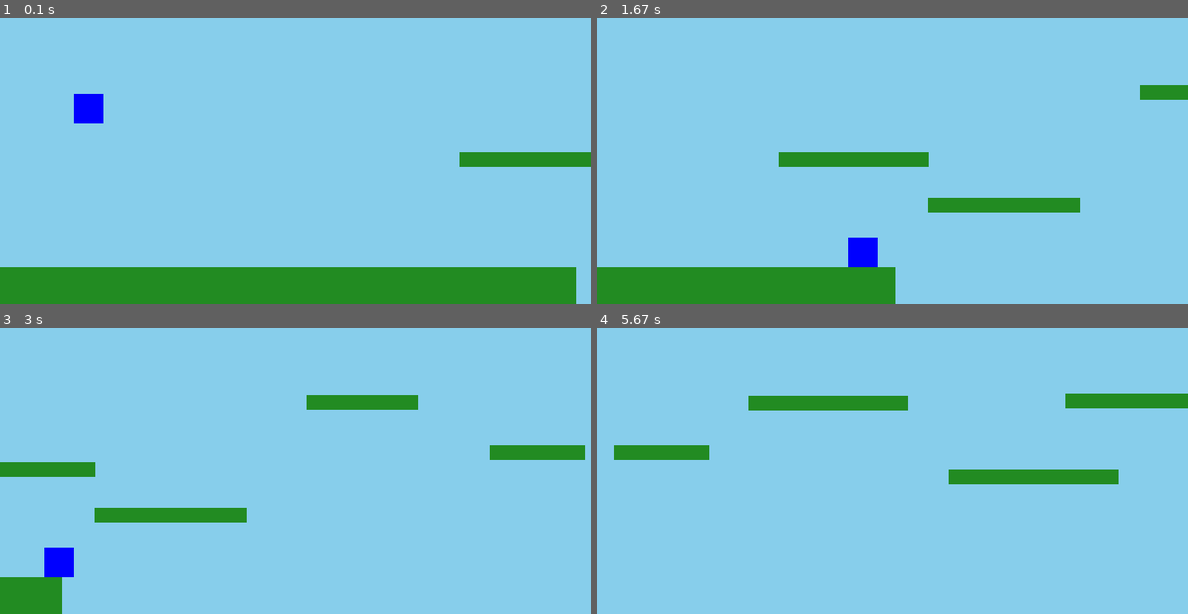
Above: before the commit, frames 1-4 (two rows, left to right).
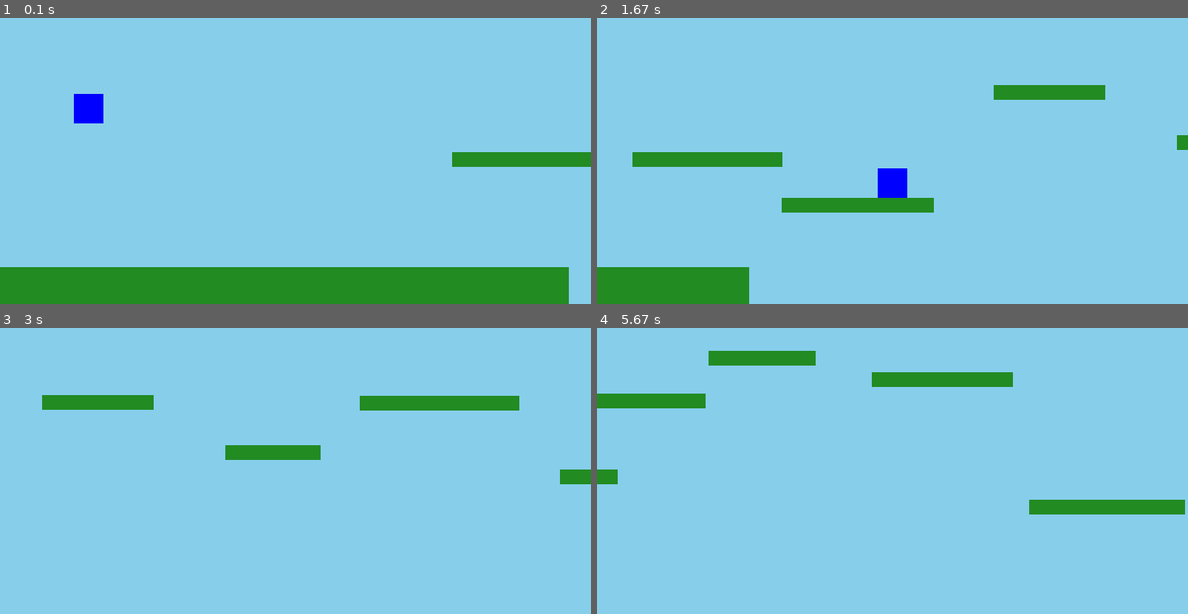
Above: after the commit, the same moments.

Repository: HunterWildClaw/NH_CP2
Game: pygame game, started from personal/pygame_experimenting.py
Two runs of this game, one before a commit and one after it. Both use one fixed random seed, a clock stepped at 60 frames per second and the inputs below.
Inputs:
- Up to frame 1 (0.1 s): no input
- Up to frame 2 (1.67 s): hold Right 0.33-0.8 s; hold Up 0.83-1.13 s; hold Right 1.17-1.63 s
- Up to frame 3 (3 s): hold Left 1.67-2.2 s; hold Left 2.23-2.63 s
- Up to frame 4 (5.67 s): no input

The runs differ from the first frame. In frame 1, 0.2% of the frame differs, in the area x 76-98%, y 46-100%; in frame 2, 11%, in the area x 6-100%, y 23-100%; in frame 3, 8.3%; in frame 4, 9.4%.

Commit message:
moer stuff

Diff:
--- a/personal/pygame_experimenting.py
+++ b/personal/pygame_experimenting.py
@@ -1,7 +1,6 @@
 import pygame
 import random
 
-# --- 1. Setup & Constants ---
 pygame.init()
 
 SCREEN_WIDTH, SCREEN_HEIGHT = 800, 600
@@ -9,9 +8,9 @@
 GRAVITY = 1
 JUMP_HEIGHT = -20
 PLAYER_SPEED = 5
-AUTO_SCROLL_SPEED = 4
+AUTO_SCROLL_SPEED = 6
 
-# Colors
+
 SKY_BLUE = (135, 206, 235)
 PLAYER_COLOR = (0, 0, 255)
 PLATFORM_COLOR = (34, 139, 34)
@@ -20,7 +19,7 @@
 pygame.display.set_caption("Auto-Scrolling Platformer")
 clock = pygame.time.Clock()
 
-# --- 2. Classes ---
+
 class Player:
     def __init__(self):
         self.rect = pygame.Rect(100, 300, 40, 40)
@@ -84,7 +83,6 @@
     def draw(self):
         pygame.draw.rect(screen, PLAYER_COLOR, self.rect)
 
-# --- 3. Functions ---
 def spawn_platforms(start_x, count):
     new_plats = []
     current_x = start_x
@@ -95,7 +93,6 @@
         new_plats.append(pygame.Rect(current_x, y, width, 20))
     return new_plats
 
-# --- 4. Main Game Loop ---
 player = Player()
 platforms = [pygame.Rect(0, 550, 800, 50)]
 platforms += spawn_platforms(400, 10)
@@ -108,21 +105,16 @@
         if event.type == pygame.QUIT:
             running = False
 
-    # 1. Constant Auto-Scroll: Move all platforms left
     for plat in platforms:
         plat.x -= AUTO_SCROLL_SPEED
-    # 2. Update Player
+
     platforms = player.move(platforms)
 
-    # 3. Infinite Generation Logic
-    # 3. Infinite Generation Logic
     if platforms[-1].x < SCREEN_WIDTH + 500:
         platforms += spawn_platforms(platforms[-1].x, 5)
 
-    # 4. Clean up old platforms
     platforms = [p for p in platforms if p.right > -100]
 
-    # Draw everything
     screen.fill(SKY_BLUE)
     for plat in platforms:
         pygame.draw.rect(screen, PLATFORM_COLOR, plat)
